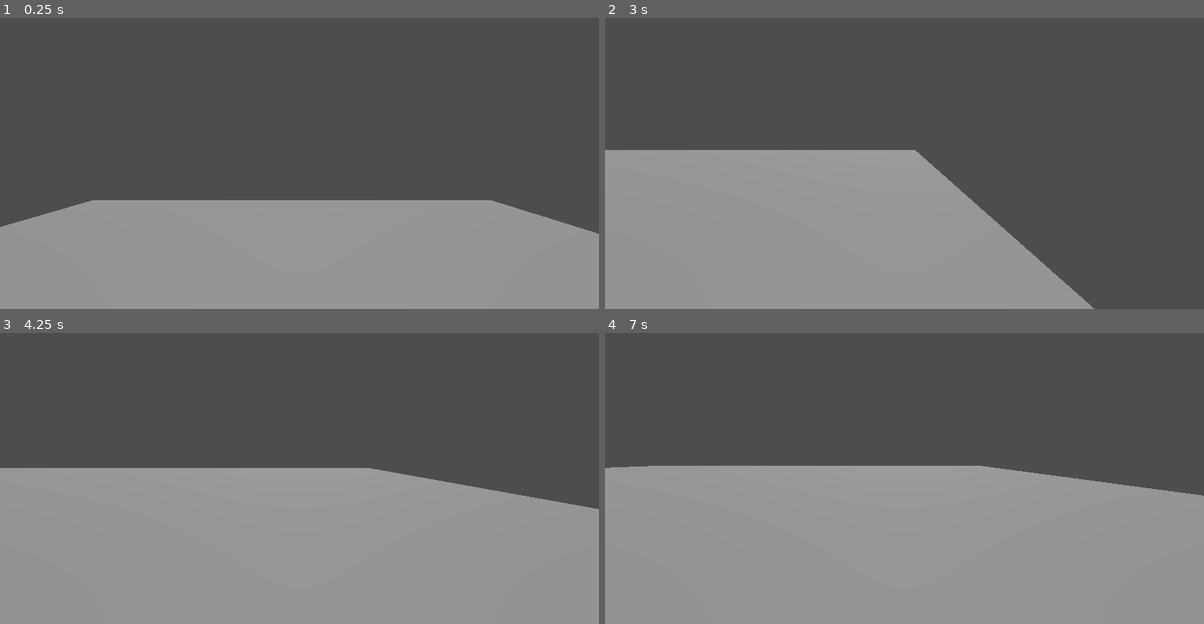
Above: before the commit, frames 1-4 (two rows, left to right).
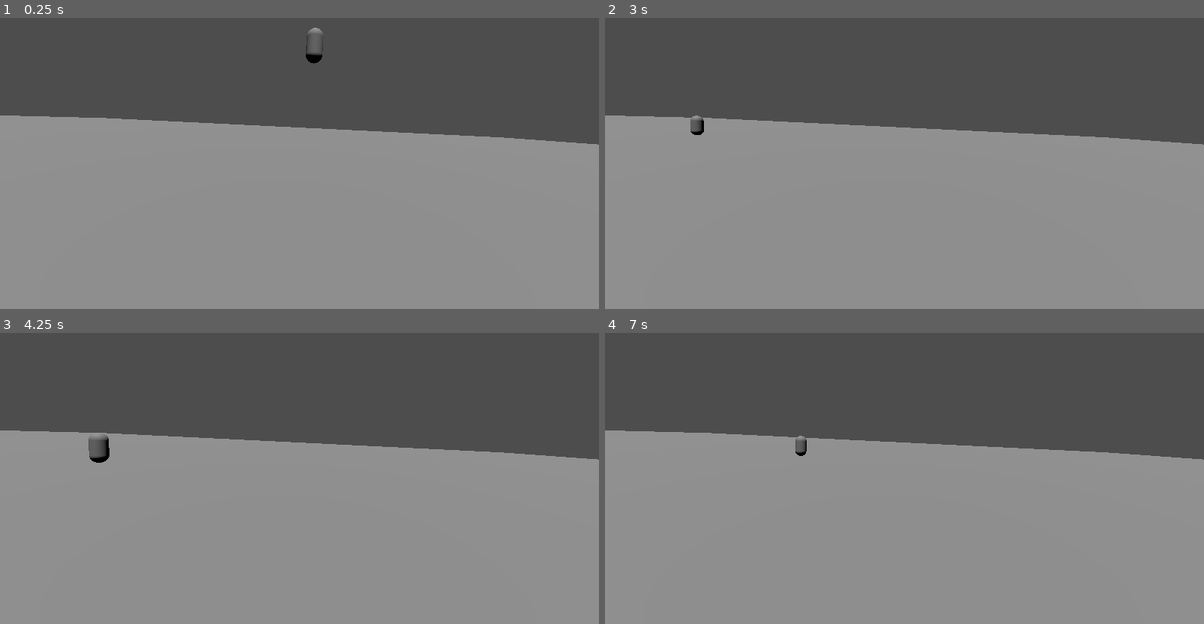
Above: after the commit, the same moments.

Repository: TimurTimergalin/team-dynamics-project-0
Game: Godot game, scene res://scenes/prototype_scene.tscn
The game is run twice, just before and just after one commit, with the same random seed, the same clock (stepped at 60 frames per second) and the same inputs.
Inputs:
- Up to frame 1 (0.25 s): no input
- Up to frame 2 (3 s): hold D (main_move_right) 0.53-1.28 s; tap Ctrl (main_crouch) at 0.6, 2.1 s; tap Space (main_jump) at 0.77, 1.52 s; hold S (main_move_backwards) 1.28-2.03 s; tap Shift (main_run) at 1.35, 2.85 s; hold D (main_move_right) 2.03-2.78 s; hold W (main_move_forward) from 2.78 s (still down)
- Up to frame 3 (4.25 s): tap Space (main_jump) at 3.02, 3.77 s; release W (main_move_forward) at 3.53 s; hold A (main_move_left) from 3.53 s (still down); tap Ctrl (main_crouch) at 3.6 s
- Up to frame 4 (7 s): tap Shift (main_run) at 4.35, 5.85 s; tap Space (main_jump) at 4.52, 6.02, 6.77 s; release A (main_move_left) at 5.03 s; hold S (main_move_backwards) 5.03-5.78 s; tap Ctrl (main_crouch) at 5.1, 6.6 s; hold D (main_move_right) 5.78-6.53 s; hold W (main_move_forward) from 6.53 s (still down)

The runs differ from the first frame. In frame 1, 27% of the frame differs, in the area x 0-100%, y 3-75%; in frame 2, 26%; in frame 3, 11%; in frame 4, 9.7%.

Commit message:
Closing #9: Реализован RunningState + удален ненужный CroachingStore

Diff:
--- a/scenes/player.tscn
+++ b/scenes/player.tscn
@@ -4,11 +4,11 @@
 [ext_resource type="Script" uid="uid://do2nsn7vo6vpd" path="res://scripts/stores/movement/gravity_store.gd" id="2_lrhn5"]
 [ext_resource type="Script" uid="uid://ql3s7jxbe3ln" path="res://scripts/stores/movement/horizontal_movement_store.gd" id="2_tuyoq"]
 [ext_resource type="Script" uid="uid://cnwggruap2e0n" path="res://scripts/logic/state_machine/state_machine.gd" id="3_qhqgy"]
-[ext_resource type="Script" uid="uid://txxxg8fe1t3n" path="res://scripts/stores/movement/crouching_store.gd" id="3_ur7pv"]
 [ext_resource type="Script" uid="uid://cp02gts22siqs" path="res://scripts/logic/movement/player_movement_states/idle_state.gd" id="5_fjrip"]
 [ext_resource type="Script" uid="uid://ctm2er1thhhu2" path="res://scripts/logic/movement/player_movement_states/walking_state.gd" id="6_smehm"]
 [ext_resource type="Script" uid="uid://dqpgrrp2tippy" path="res://scripts/logic/movement/horizontal_movement_logic.gd" id="7_fjrip"]
 [ext_resource type="Script" uid="uid://jni8u8uya2y4" path="res://scripts/logic/movement/player_movement_states/crouching_state.gd" id="8_y4r1p"]
+[ext_resource type="Script" uid="uid://c65k3htjnx83x" path="res://scripts/logic/movement/player_movement_states/running_state.gd" id="9_d2wvv"]
 [ext_resource type="Resource" uid="uid://dtk2blb0doadl" path="res://resources/player/movement.tres" id="9_y4r1p"]
 
 [sub_resource type="CapsuleShape3D" id="CapsuleShape3D_dkjbp"]
@@ -35,9 +35,6 @@
 script = ExtResource("2_tuyoq")
 metadata/_custom_type_script = "uid://ql3s7jxbe3ln"
 
-[node name="CrouchingStore" type="Node" parent="Stores"]
-script = ExtResource("3_ur7pv")
-
 [node name="Logic" type="Node" parent="."]
 
 [node name="GravityLogic" type="Node" parent="Logic" node_paths=PackedStringArray("gravity_store", "target")]
@@ -49,29 +46,41 @@
 script = ExtResource("3_qhqgy")
 cur_state = NodePath("IdleState")
 
-[node name="IdleState" type="Node" parent="Logic/MovementStateMachine" node_paths=PackedStringArray("walking_state", "crouching_state", "player", "horizontal_movement_store", "player_camera")]
+[node name="IdleState" type="Node" parent="Logic/MovementStateMachine" node_paths=PackedStringArray("walking_state", "crouching_state", "running_state", "player", "horizontal_movement_store", "player_camera")]
 script = ExtResource("5_fjrip")
 walking_state = NodePath("../WalkingState")
 crouching_state = NodePath("../CrouchingState")
+running_state = NodePath("../RunningState")
 player = NodePath("../../..")
 horizontal_movement_store = NodePath("../../../Stores/HorizontalMovementStore")
 player_camera = NodePath("../../../Camera3D")
 player_movement_resource = ExtResource("9_y4r1p")
 
-[node name="WalkingState" type="Node" parent="Logic/MovementStateMachine" node_paths=PackedStringArray("idle_state", "crouching_state", "player", "horizontal_movement_store", "player_camera")]
+[node name="WalkingState" type="Node" parent="Logic/MovementStateMachine" node_paths=PackedStringArray("idle_state", "crouching_state", "running_state", "player", "horizontal_movement_store", "player_camera")]
 script = ExtResource("6_smehm")
 idle_state = NodePath("../IdleState")
 crouching_state = NodePath("../CrouchingState")
+running_state = NodePath("../RunningState")
 player = NodePath("../../..")
 horizontal_movement_store = NodePath("../../../Stores/HorizontalMovementStore")
 player_camera = NodePath("../../../Camera3D")
 player_movement_resource = ExtResource("9_y4r1p")
 
-[node name="CrouchingState" type="Node" parent="Logic/MovementStateMachine" node_paths=PackedStringArray("crouching_store", "walking_state", "idle_state", "player", "horizontal_movement_store", "player_camera")]
+[node name="CrouchingState" type="Node" parent="Logic/MovementStateMachine" node_paths=PackedStringArray("walking_state", "idle_state", "running_state", "player", "horizontal_movement_store", "player_camera")]
 script = ExtResource("8_y4r1p")
-crouching_store = NodePath("../../../Stores/CrouchingStore")
 walking_state = NodePath("../WalkingState")
 idle_state = NodePath("../IdleState")
+running_state = NodePath("../RunningState")
+player = NodePath("../../..")
+horizontal_movement_store = NodePath("../../../Stores/HorizontalMovementStore")
+player_camera = NodePath("../../../Camera3D")
+player_movement_resource = ExtResource("9_y4r1p")
+
+[node name="RunningState" type="Node" parent="Logic/MovementStateMachine" node_paths=PackedStringArray("walking_state", "idle_state", "crouching_state", "player", "horizontal_movement_store", "player_camera")]
+script = ExtResource("9_d2wvv")
+walking_state = NodePath("../WalkingState")
+idle_state = NodePath("../IdleState")
+crouching_state = NodePath("../CrouchingState")
 player = NodePath("../../..")
 horizontal_movement_store = NodePath("../../../Stores/HorizontalMovementStore")
 player_camera = NodePath("../../../Camera3D")
--- a/scenes/prototype_scene.tscn
+++ b/scenes/prototype_scene.tscn
@@ -3,10 +3,10 @@
 [ext_resource type="PackedScene" uid="uid://fr2b2dcij3pb" path="res://scenes/player.tscn" id="1_eh505"]
 
 [sub_resource type="BoxShape3D" id="BoxShape3D_g0xkr"]
-size = Vector3(50, 1, 50)
+size = Vector3(200, 1, 200)
 
 [sub_resource type="BoxMesh" id="BoxMesh_eh505"]
-size = Vector3(50, 1, 50)
+size = Vector3(200, 1, 200)
 
 [node name="PrototypeScene" type="Node3D"]
 
@@ -22,8 +22,8 @@
 [node name="Mesh" type="MeshInstance3D" parent="Floor"]
 mesh = SubResource("BoxMesh_eh505")
 
+[node name="Camera3D" type="Camera3D" parent="."]
+transform = Transform3D(-0.9988138, 0.048536543, 0.0038991899, 0.048692912, 0.9956063, 0.07998217, 0, 0.08007716, -0.99678874, 1.6119766, 136.79535, -10.984094)
+
 [node name="Player" parent="." instance=ExtResource("1_eh505")]
 transform = Transform3D(1, 0, 0, 0, 1, 0, 0, 0, 1, 0.9343629, 141.74478, 2.5270216)
-
-[node name="Camera3D" type="Camera3D" parent="."]
-transform = Transform3D(-0.9988138, 0.048536543, 0.0038991899, 0.048692912, 0.9956063, 0.07998217, 0, 0.08007716, -0.99678874, 1.6119766, 136.79535, -10.984094)
--- a/scripts/logic/movement/player_movement_states/base_player_movement_state.gd
+++ b/scripts/logic/movement/player_movement_states/base_player_movement_state.gd
@@ -12,3 +12,10 @@
 
     var vector3_direction = (player_camera.global_basis * Vector3(input_direction.x, 0.0, input_direction.y)).normalized()
     return Vector2(vector3_direction.x, vector3_direction.z)
+
+func is_running_input() -> bool:
+    return (
+        Input.is_action_pressed(MainActions.run) and
+        Input.is_action_pressed(MainActions.move_forward) and
+        !Input.is_action_pressed(MainActions.move_backwards)
+    )
--- a/scripts/logic/movement/player_movement_states/crouching_state.gd
+++ b/scripts/logic/movement/player_movement_states/crouching_state.gd
@@ -1,9 +1,8 @@
 extends BasePlayerMovementState
-
-@export var crouching_store: CrouchingStore
 
 @export var walking_state: BasePlayerMovementState
 @export var idle_state: BasePlayerMovementState
+@export var running_state: BasePlayerMovementState
 
 func enter() -> void:
     horizontal_movement_store.decceleration = player_movement_resource.base_decceleration
@@ -14,10 +13,13 @@
     var direction = get_player_movement_direction()
     horizontal_movement_store.direction = direction
     if !Input.is_action_pressed(MainActions.crouch):
-        return (
-            walking_state
-            if direction
-            else idle_state
-        )
+        if direction:
+            return (
+                running_state
+                if is_running_input()
+                else walking_state
+            )
+        else:
+            return idle_state
 
     return self
--- a/scripts/logic/movement/player_movement_states/idle_state.gd
+++ b/scripts/logic/movement/player_movement_states/idle_state.gd
@@ -2,6 +2,7 @@
 
 @export var walking_state: BasePlayerMovementState
 @export var crouching_state: BasePlayerMovementState
+@export var running_state: BasePlayerMovementState
 
 func enter() -> void:
 	horizontal_movement_store.decceleration = player_movement_resource.base_decceleration
@@ -15,6 +16,10 @@
 		return crouching_state
 
 	if direction:
-		return walking_state
+		return (
+            running_state
+            if is_running_input()
+            else walking_state
+        )
 
 	return self
--- a/scripts/logic/movement/player_movement_states/running_state.gd
+++ b/scripts/logic/movement/player_movement_states/running_state.gd
@@ -1 +1,26 @@
 extends BasePlayerMovementState
+
+@export var walking_state: BasePlayerMovementState
+@export var idle_state: BasePlayerMovementState
+@export var crouching_state: BasePlayerMovementState
+
+func enter() -> void:
+    horizontal_movement_store.decceleration = player_movement_resource.base_decceleration
+    horizontal_movement_store.acceleration = player_movement_resource.running_acceleration
+    horizontal_movement_store.max_velocity = player_movement_resource.running_max_velocity
+
+func process(_delta: float) -> State:
+    var direction = get_player_movement_direction()
+    horizontal_movement_store.direction = direction
+
+    if Input.is_action_pressed(MainActions.crouch):
+        return crouching_state
+
+    if !is_running_input():
+        return (
+            walking_state
+            if !direction
+            else idle_state
+        )
+
+    return self
--- a/scripts/logic/movement/player_movement_states/walking_state.gd
+++ b/scripts/logic/movement/player_movement_states/walking_state.gd
@@ -2,6 +2,7 @@
 
 @export var idle_state: BasePlayerMovementState
 @export var crouching_state: BasePlayerMovementState
+@export var running_state: BasePlayerMovementState
 
 func enter() -> void:
     horizontal_movement_store.decceleration = player_movement_resource.base_decceleration
@@ -17,4 +18,7 @@
     if not direction:
         return idle_state
 
+    if is_running_input():
+        return running_state
+
     return self
--- a/scripts/resources/player/movement.gd
+++ b/scripts/resources/player/movement.gd
@@ -7,3 +7,5 @@
 @export var base_decceleration: float = 80
 @export var crouching_max_velocity: float = 5
 @export var crouching_acceleration: float = 50
+@export var running_max_velocity: float = 100
+@export var running_acceleration: float = 50
--- a/scripts/stores/movement/crouching_store.gd
+++ /dev/null
@@ -1,5 +0,0 @@
-extends Node
-
-class_name CrouchingStore
-
-@export var is_crouching = false
Not shown, removed: scripts/stores/movement/crouching_store.gd.uid
